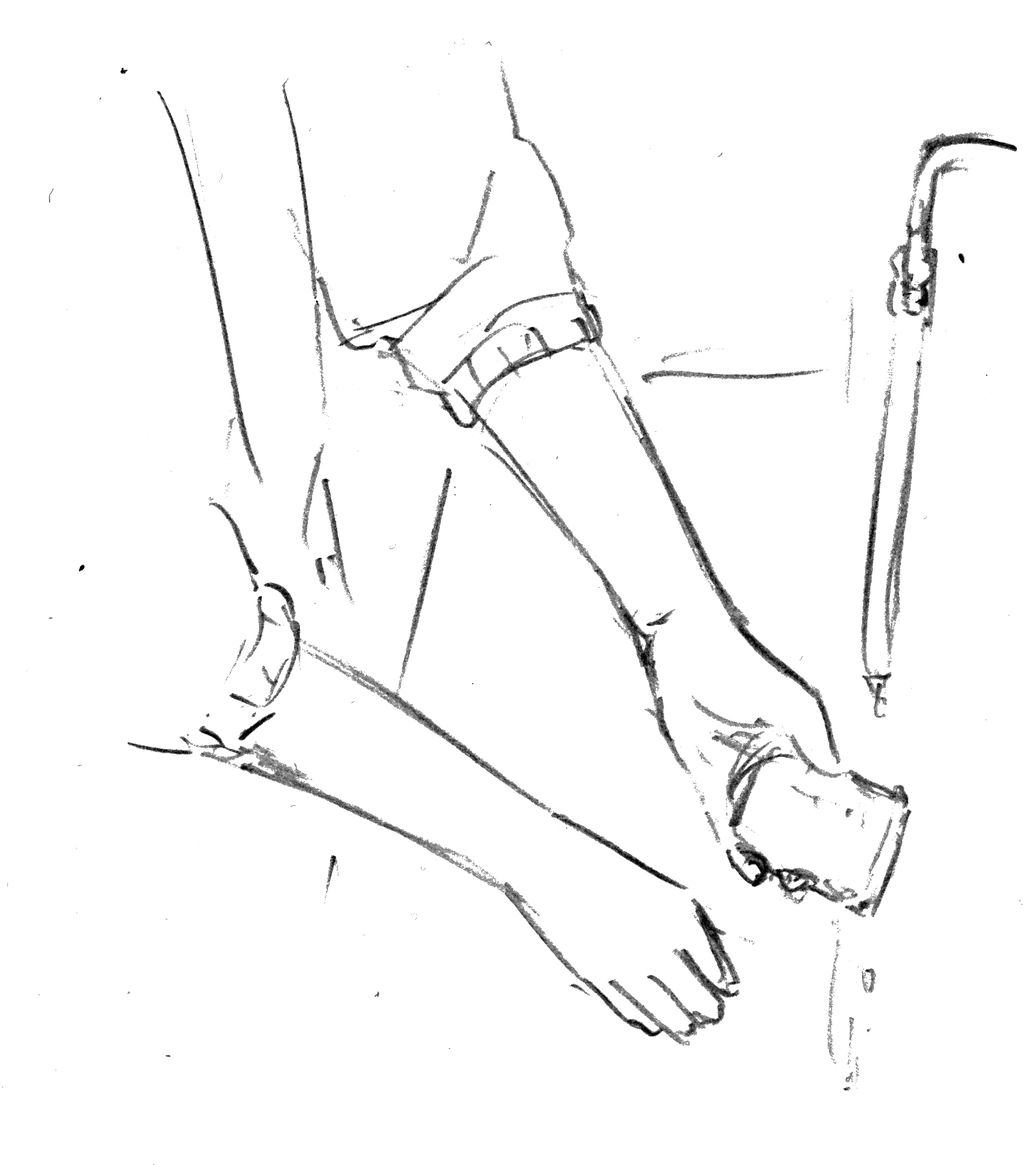
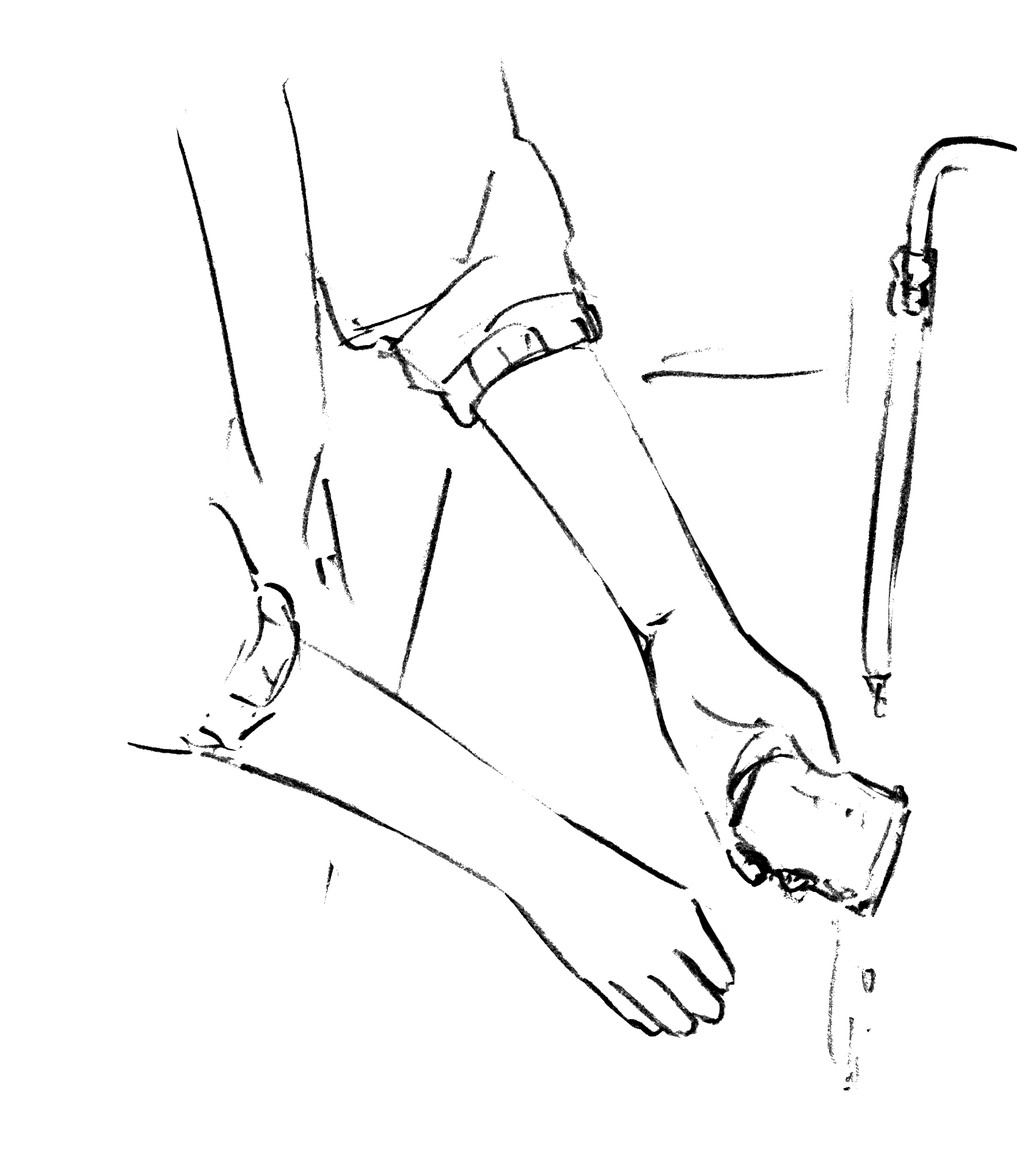
Two versions of the same layered image (1033x1165). Layer-by-layer changes:
added layer "レイヤー 2" above "レイヤー 0" over [1, 38, 1033, 1165]
